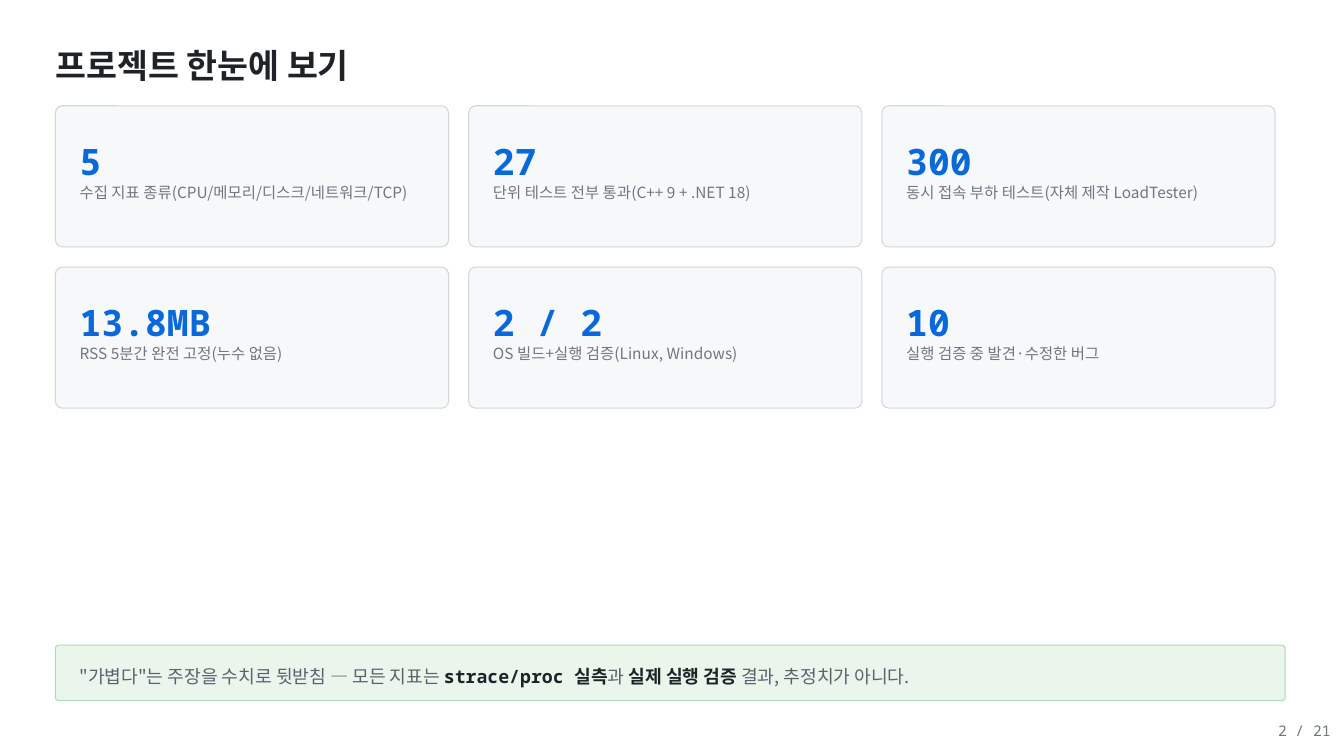
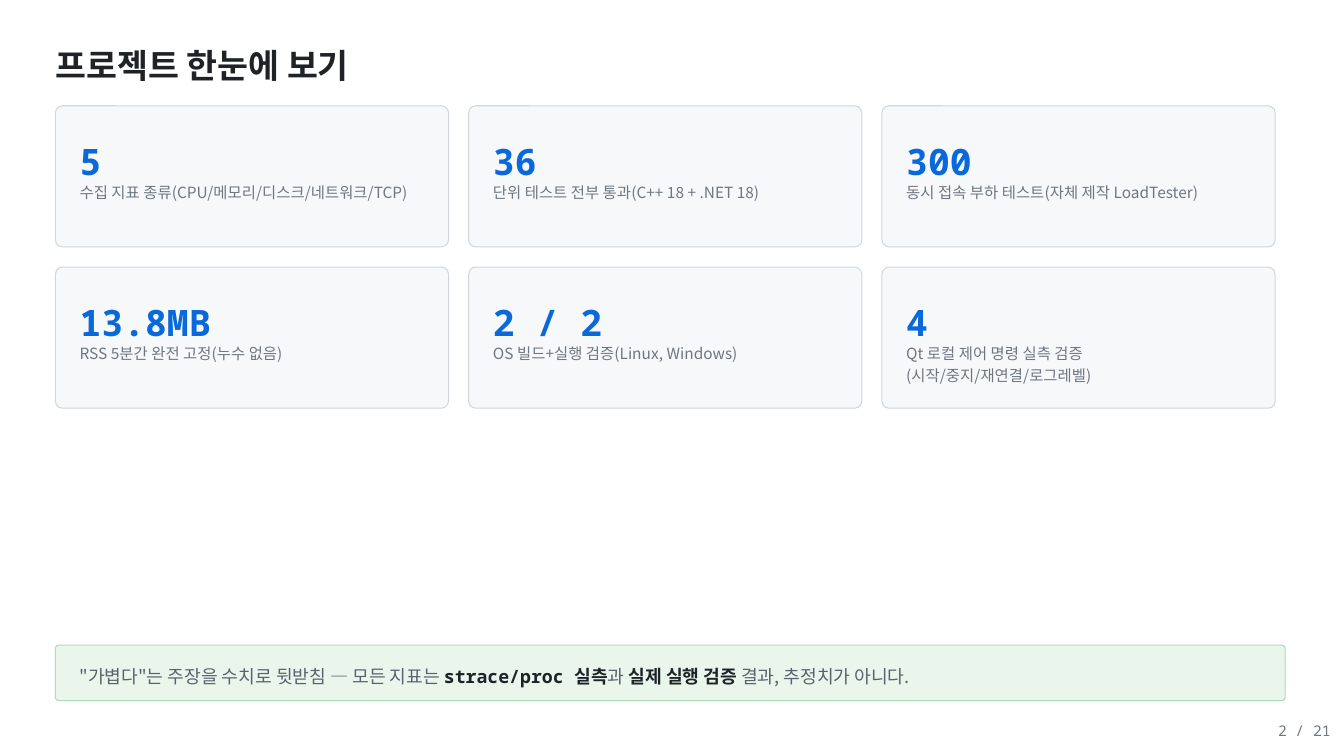
Before and after one commit to shkim4548/APM, a slide deck: slide 2 of Docs/portfolio_apm_light.pptx. Drawn at 1344x756 pixels with LibreOffice and Linux fonts; fonts in the diff are those of the drawing. Boxes give left, top, right and bottom in pixels: in the first picture for what was removed or moved away, otherwise in the second. Text is boxed around its words. In the diff, an @@ line names an element or a change of style, - is before the commit and + after.

```diff
--- a/Docs/portfolio_apm_light.pptx
+++ b/Docs/portfolio_apm_light.pptx
@@ text at (493, 148, 537, 176): text changed @@
-27
+36
@@ text at (493, 185, 759, 201): text changed @@
-단위 테스트 전부 통과(C++ 9 + .NET 18)
+단위 테스트 전부 통과(C++ 18 + .NET 18)
@@ text at (906, 310, 928, 336): text changed @@
-10
+4
@@ text at (906, 346, 1091, 384): text changed @@
-실행 검증 중 발견·수정한 버그
+Qt 로컬 제어 명령 실측 검증(시작/중지/재연결/로그레벨)
```
Also in this commit, not shown: 9 other slides changed, 1 slide added, 1 slide removed, 4 other files.
